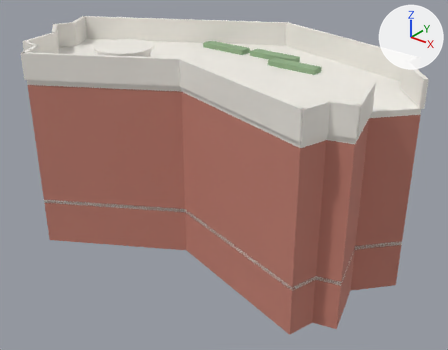
Two versions of the Blender file assets/models/seal.blend, one commit apart.
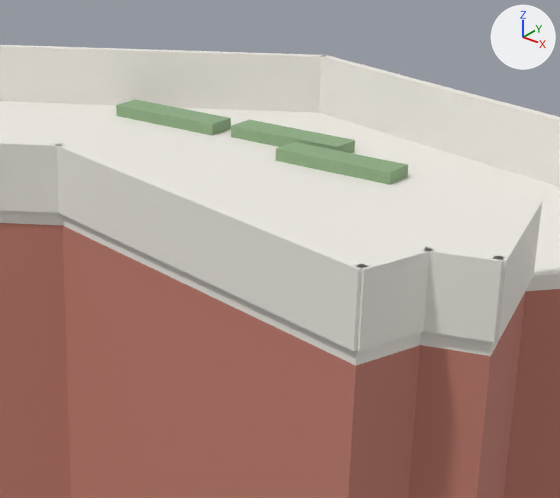
Each version is shown whole from a 50 mm lens placed at (41.5, -51.0, 38.9), pointed at (0.6, 0.2, 7.2), then close up on the part from 35% to 86% of the width and 0% to 58% of the height. Lighting does not change. The marker at upper right points along +X, +Y and +Z. The first two pictures are the older version.

The first close-up shows 'SOL_parapet_10', 'SOL_parapet_11', 'SOL_parapet_12', 'SOL_parapet_13', 'SOL_parapet_14', 'SOL_parapet_2', 'SOL_parapet_3', 'SOL_planter_0', 'SOL_planter_1', 'SOL_planter_2', 'SOL_roof_slab', 'SOL_tower'.
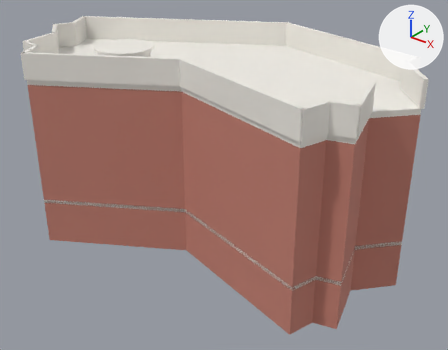
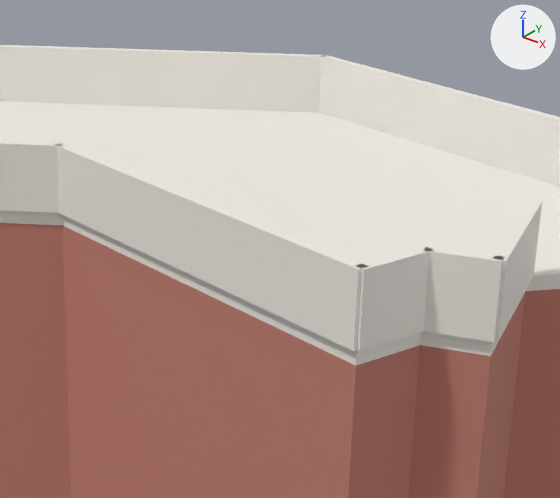
Boxes [x1, y1, x2, y2] around the edits, measured in the close-ups (560 x 498 px):
'SOL_planter_2', deleted
    before: [275, 142, 408, 185]
'SOL_planter_0', deleted
    before: [116, 99, 231, 135]
'SOL_planter_1', deleted
    before: [231, 119, 355, 153]

What changed in the scene script:
```text
Remove ob_sol_planter_0:
    ob_sol_planter_0 = bpy.data.objects.new('SOL_planter_0', me_cube_023)
    ob_sol_planter_0.location = (-4.99, 7.55, 19.88)
    ob_sol_planter_0.scale = (6.0, 1.5, 0.55)
Remove ob_sol_planter_1:
    ob_sol_planter_1 = bpy.data.objects.new('SOL_planter_1', me_cube_024)
    ob_sol_planter_1.location = (1.87, 7.9, 19.88)
    ob_sol_planter_1.scale = (6.0, 1.5, 0.55)
Remove ob_sol_planter_2:
    ob_sol_planter_2 = bpy.data.objects.new('SOL_planter_2', me_cube_025)
    ob_sol_planter_2.location = (5.87, 5.9, 19.88)
    ob_sol_planter_2.scale = (6.0, 1.5, 0.55)
```
